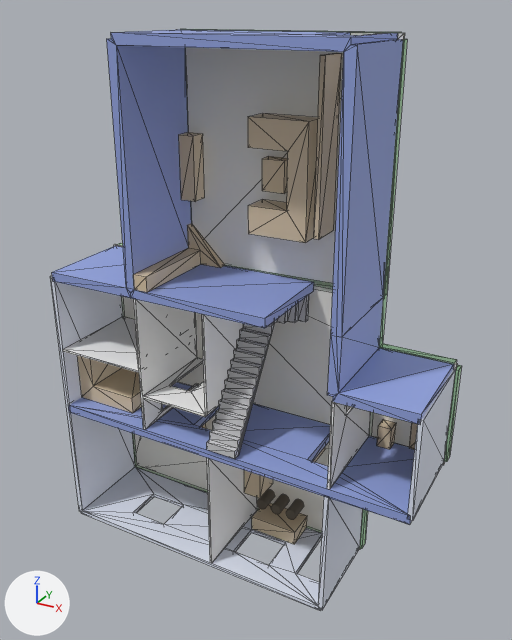
The glTF model cortijo/distribucion_deseada.glb as it was, and as the next commit left it.
The view is the same before and after, from a 50 mm camera at (15.15, -17.75, 16.23) aimed at (6.03, -1.17, 7.94). Every picture has the same lights, and +X, +Y and +Z are marked at lower left. The picture after the commit comes second. Mesh edges are drawn as thin lines.

The scene before the commit, as lines of its bpy script (objects in view):
```python
me_geometry_0 = bpy.data.meshes.new('geometry_0')
me_geometry_0.from_pydata(...)  # 24 vertices, 44 faces; spans x -0.1..11.6, y 0.0..0.1, z -0.1..15.7
me_geometry_0.materials.append(mat_defaultmaterial)
me_geometry_4 = bpy.data.meshes.new('geometry_4')
me_geometry_4.from_pydata(...)  # 78 vertices, 144 faces; spans x 0.07..9.31, y -3.0..0.0, z 0.07..8.68
me_geometry_4.materials.append(mat_defaultmaterial_004)
me_geometry_5 = bpy.data.meshes.new('geometry_5')
me_geometry_5.from_pydata(...)  # 78 vertices, 152 faces; spans x 5.43..7.16, y -3.08..0.0, z 4.4..8.68
me_geometry_5.materials.append(mat_defaultmaterial_005)
me_geometry_6 = bpy.data.meshes.new('geometry_6')
me_geometry_6.from_pydata(...)  # 926 vertices, 1772 faces; spans x 0.1..11.5, y -3.0..0.0, z 0.1..15.2
me_geometry_6.materials.append(mat_defaultmaterial_006)
ob_escalera = bpy.data.objects.new('escalera', me_geometry_5)
ob_escalera.location = (0.0, 0.0, 0.0)
ob_mobiliario = bpy.data.objects.new('mobiliario', me_geometry_6)
ob_mobiliario.location = (0.0, 0.0, 0.0)
ob_solera = bpy.data.objects.new('solera', me_geometry_0)
ob_solera.location = (0.0, 0.0, 0.0)
ob_tabiques_7cm = bpy.data.objects.new('tabiques_7cm', me_geometry_4)
ob_tabiques_7cm.location = (0.0, 0.0, 0.0)
# also in view: 'muros_29cm' at (5.77, -1.5, 9.88); 'zunchos' at (5.78, 0.15, 7.78); 'muros_14cm' at (5.78, -1.5, 4.37)
```
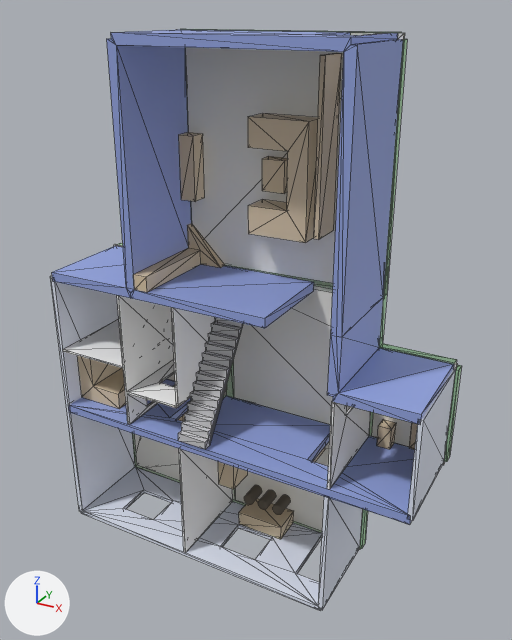
What differs and where, as boxes [x1, y1, x2, y2] in the pictures (512 x 640 px; the box of a moved part takes in the faces that stretch with it):
'mobiliario', reshaped
    before: [77, 53, 417, 544]
    after: [77, 53, 417, 539]
'tabiques_7cm', reshaped
    before: [63, 299, 371, 563]
    after: [63, 295, 371, 553]
'escalera', moved
    before: [207, 295, 309, 459]
    after: [178, 317, 243, 449]
part 1 of me_geometry_4, moved or reshaped
    before: [207, 458, 257, 563]
    after: [179, 449, 233, 553]
part 2 of me_geometry_4, moved or reshaped
    before: [143, 314, 243, 417]
    after: [127, 307, 214, 408]
part 3 of me_geometry_4, moved or reshaped
    before: [63, 299, 198, 429]
    after: [63, 295, 175, 425]
part 4 of me_geometry_4, moved or reshaped
    before: [143, 357, 205, 415]
    after: [127, 359, 176, 406]
part 6 of me_geometry_6, moved or reshaped (mostly hidden)
    before: [201, 423, 206, 429]
    after: [178, 415, 185, 421]
part 7 of me_geometry_6, moved or reshaped
    before: [252, 503, 307, 544]
    after: [239, 498, 294, 539]
part 8 of me_geometry_6, moved or reshaped
    before: [257, 490, 275, 509]
    after: [244, 485, 262, 504]
part 9 of me_geometry_6, moved or reshaped
    before: [271, 494, 289, 514]
    after: [258, 490, 276, 509]
part 10 of me_geometry_6, moved or reshaped
    before: [286, 499, 304, 519]
    after: [273, 495, 290, 514]
part 11 of me_geometry_6, moved or reshaped
    before: [244, 470, 273, 498]
    after: [218, 462, 247, 489]
part 12 of me_geometry_6, moved or reshaped
    before: [83, 368, 142, 413]
    after: [83, 368, 126, 409]

What the commit changed:
me_geometry_4 has 78 vertices, 144 faces and spans x 0.07..9.31, y -3.0..0.0, z 0.07..8.68.
me_geometry_4 is used by ob_tabiques_7cm; location (0.0, 0.0, 0.0).
me_geometry_4 part 1: the loose piece of 8 vertices spanning x 5.36..5.43, y -3.0..0.0, z 0.07..4.05 is moved by (-1.0, 0.0, 0.0).
me_geometry_4 part 2: all 10 vertices in x 5.36..5.43, y -3.0..0.0, z 5.45..8.68 are moved by (-1.0, 0.0, 0.0).
me_geometry_4 part 3: all 32 vertices in x 2.25..3.13, y -3.0..0.0, z 4.34..8.68 are moved by (-0.6, 0.0, 0.0).
me_geometry_4 part 4: all 8 vertices in x 3.45..4.25, y -2.05..0.0, z 5.45..5.52 are moved by (-0.4, 0.0, 0.0).
me_geometry_5 is used by ob_escalera; location (0.0, 0.0, 0.0).
me_geometry_5 had 78 vertices, 152 faces and spanned x 5.43..7.16, y -3.08..0.0, z 4.4..8.68.
me_geometry_5 now has 78 vertices, 152 faces and spans x 4.43..6.16, y -3.08..0.0, z 4.4..8.68.
me_geometry_5 part 5: the whole mesh is moved by (-1.0, 0.0, 0.0).
me_geometry_6 has 926 vertices, 1772 faces and spans x 0.1..11.5, y -3.0..0.0, z 0.1..15.2.
me_geometry_6 is used by ob_mobiliario; location (0.0, 0.0, 0.0).
me_geometry_6 part 6: the loose piece of 16 vertices spanning x 1.1..3.8, y -0.5..0.0, z 2.1..4.1 is moved by (-0.6, 0.0, 0.0).
me_geometry_6 part 7: the loose piece of 8 vertices spanning x 5.8..7.3, y -0.9..0.0, z 0.1..0.6 is moved by (-0.5, 0.0, 0.0).
me_geometry_6 part 8: the loose piece of 252 vertices spanning x 5.8..6.1, y -0.6..0.0, z 0.8..1.1 is moved by (-0.5, 0.0, 0.0).
me_geometry_6 part 9: the loose piece of 252 vertices spanning x 6.3..6.7, y -0.6..0.0, z 0.8..1.1 is moved by (-0.5, 0.0, 0.0).
me_geometry_6 part 10: the loose piece of 252 vertices spanning x 6.9..7.2, y -0.6..0.0, z 0.8..1.1 is moved by (-0.5, 0.0, 0.0).
me_geometry_6 part 11: 8 of 926 vertices moved; they spanned x 5.4..6.0, y -0.9..0.0, z 1.4..4.1 and now span x 4.4..5.0, y -0.9..0.0, z 1.4..4.1; mean shift (-1.0, 0.0, 0.0); largest move (5.4, 0.0, 1.4) -> (4.4, 0.0, 1.4).
me_geometry_6 part 12: 4 of 926 vertices moved; they spanned x 2.2, y -2.4..0.0, z 4.3..4.9 and now span x 1.6, y -2.4..0.0, z 4.3..4.9; mean shift (-0.6, 0.0, 0.0); largest move (2.2, 0.0, 4.3) -> (1.6, 0.0, 4.3).
